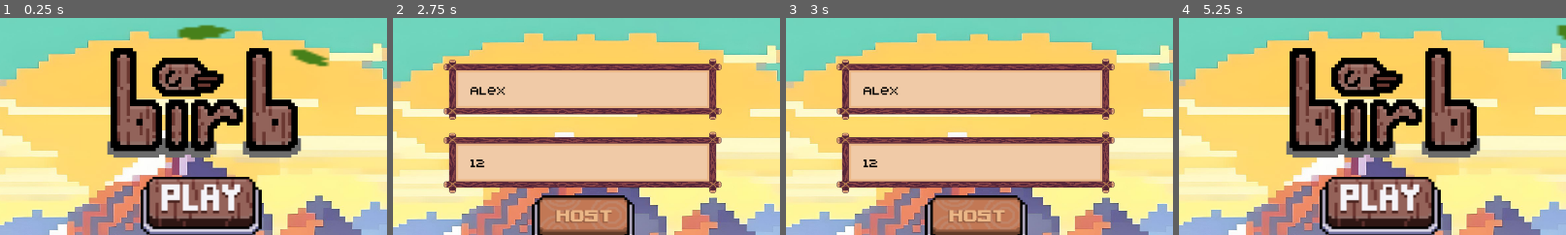
Above: before the commit, frames 1-4 (left to right).
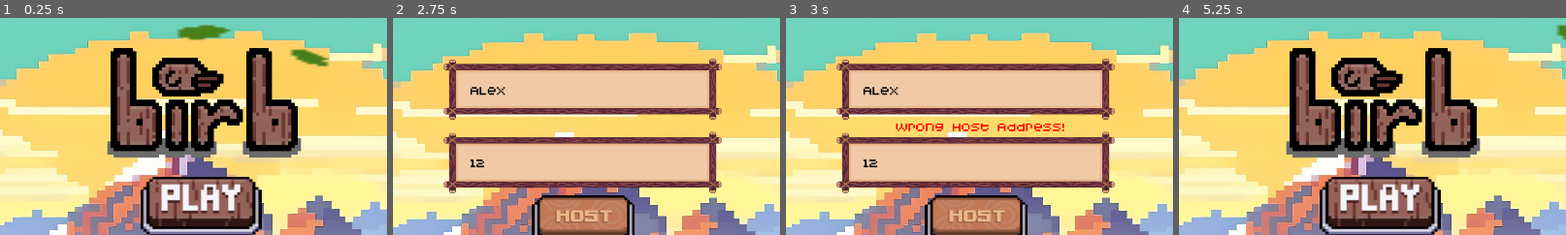
Above: after the commit, the same moments.

Repository: MattRadars/Birb
Game: Godot game, scene res://MainMenu.tscn
The game is run twice, just before and just after one commit, with the same random seed, the same clock (stepped at 60 frames per second) and the same inputs.
Inputs (mouse positions are % of the whole screen's width and height, from its top left):
- Up to frame 1 (0.25 s): no input
- Up to frame 2 (2.75 s): click (50, 47) at 0.5 s; click (48, 37) at 1.27 s; type "12" at 1.35 s; click (48, 20) at 1.5 s; type "Alex" at 1.58 s; click (48, 51) at 2 s
- Up to frame 3 (3 s): click (48, 64) at 2.75 s
- Up to frame 4 (5.25 s): tap Enter (play_again) at 3.5, 4.35, 5 s; hold Enter (play_again) 3.53-4.28 s; tap Space (Jump) at 3.77, 4.07, 4.25, 4.52, 4.82 s; hold Escape (back_scene) from 5.03 s (still down); hold Enter (play_again) from 5.03 s (still down)
The pictures show only the part of the screen within x 24-74%, y 4-54%; the shares and areas given below are measured in that part.

Frames 1-2 are identical in both runs. In frame 3, 0.8% of the frame differs, in the area x 28-72%, y 48-53%; in frame 4, nothing differs.
Error before the commit: Out of bounds get index '3' (on base: 'PackedStringArray') (res://Lobby.gd:3)
Error after the commit: Out of bounds get index '4' (on base: 'PackedStringArray') (res://Lobby.gd:3)

Commit message:
Revert "added disconnection and modified powerups"
This reverts commit 421d151d4c970b7b8c147f41de6afbfa9f0f3e84.

Diff:
--- a/Characters/pipe.gd
+++ b/Characters/pipe.gd
@@ -11,21 +11,17 @@
 
 func _ready():
 	var prob = randi_range(1,100)
-	if prob <= 99:
+	if prob <= 50:
 		$powerup.visible = true
 		$powerup/CollisionShape2D.disabled = false
-		$powerup/CollisionShape2D.position.y += randi_range(-50, 50)
-		$powerup/Sprite2D.position.y = $powerup/CollisionShape2D.position.y
 		var powerup_prob = randi_range(1,4)
 		match powerup_prob:
 			1:
 				$powerup.powerup = "Phase"
 				$powerup/Sprite2D.texture = load("res://powerups/invisibility-powerup4.png")
-				$powerup/Sprite2D.scale *= Vector2(0.5, 0.5)
 			2:
 				$powerup.powerup = "Shrink"
 				$powerup/Sprite2D.texture = load("res://powerups/size-powerup3.png")
-				$powerup/Sprite2D.scale *= Vector2(0.5, 0.5)
 			3:
 				$powerup.powerup = "Blind"
 				$powerup/Sprite2D.texture = load("res://powerups/blind-power-up.png")
--- a/Characters/pipe_scene.tscn
+++ b/Characters/pipe_scene.tscn
@@ -61,14 +61,13 @@
 shape = SubResource("RectangleShape2D_leahm")
 
 [node name="powerup" type="Area2D" parent="."]
-position = Vector2(-3.027, 0)
 script = ExtResource("3_ve72w")
 
 [node name="Sprite2D" type="Sprite2D" parent="powerup"]
-position = Vector2(-6.054, 0)
+position = Vector2(-6.05437, 17.7312)
 
 [node name="CollisionShape2D" type="CollisionShape2D" parent="powerup"]
-position = Vector2(0.757, 0)
+position = Vector2(-3.02718, 27.0633)
 scale = Vector2(3.72026, 3.57797)
 shape = SubResource("CircleShape2D_vau1j")
 disabled = true
--- a/Ending.gd
+++ b/Ending.gd
@@ -21,32 +21,12 @@
 
 func _input(event):
 	if event.is_action_pressed("exit"):
-		disconnection.rpc()
-		var multiplayer_peers = get_tree().get_multiplayer()
-		for i in multiplayer_peers.get_peers():
-			if multiplayer.get_unique_id() != i:
-				multiplayer.disconnect_peer(i)
-		print(multiplayer_peers.get_peers())
+		get_tree().change_scene_to_file("res://MainMenu.tscn")
 	if event.is_action_pressed("play_again"):
 		get_tree().change_scene_to_file("res://CharacterSelection.tscn")
+
 
 @rpc("any_peer", "call_local")
 func update_status(id):
 	GameManager.Players[id].dead = false
 	GameManager.Players[id].ready = false
-
-@rpc("any_peer", "call_local")
-func disconnection():
-	get_tree().change_scene_to_file("res://Lobby.tscn")
-	get_tree().root.get_node("/root/CharacterSelect").queue_free()
-	var multiplayer_peers = get_tree().get_multiplayer()
-	for i in multiplayer_peers.get_peers():
-		if multiplayer.get_unique_id() != i:
-			multiplayer.disconnect_peer(i)
-	GameManager.Players.clear()
-	if multiplayer.get_unique_id() == 1:
-		multiplayer.multiplayer_peer.close()
-
-@rpc("any_peer", "call_local")
-func self_disconnect(id):
-	GameManager.Players.erase(id)
--- a/GameManager.gd
+++ b/GameManager.gd
@@ -15,7 +15,6 @@
 var winner = ""
 var ip = ""
 var no_host = true
-var disconnected = false
 var score = 0
 
 func _ready():
--- a/Lobby.gd
+++ b/Lobby.gd
@@ -1,11 +1,10 @@
 extends Node2D
 
-@export var Address = IP.get_local_addresses()[3]
+@export var Address = IP.get_local_addresses()[4]
 @export var port = 35
 var peer
 var character_select
 var game_start
-var host
 
 func _ready():
 	$EnterUsername.max_length = 8
@@ -17,18 +16,12 @@
 	multiplayer.peer_disconnected.connect(peer_disconnected)
 	multiplayer.connected_to_server.connect(connected_to_server)
 	multiplayer.connection_failed.connect(connection_failed)
-
 	scale = GameManager.scale_factor
 	pass
 
 func _input(event):
 	if event.is_action_pressed("back_scene"):
 		get_tree().change_scene_to_file("res://MainMenu.tscn")
-
-
-#func _on_enter_username_text_submitted(_new_text):
-	#GameManager.playername = $EnterUsername.text
-	#get_tree().change_scene_to_file("res://CharacterSelection.tscn")
 
 func _process(_delta):
 	if !GameManager.Players.has(multiplayer.get_unique_id()):
@@ -38,36 +31,43 @@
 		$StartBTN_temp.disabled = false
 		$StartBTN_temp.visible = true
 
-	pass
+#	if GameManager.no_host == true:
+#		$IP.visible = false
+#		$Border2.visible = false
+#		$JoinBTN.visible = false
+#		$Border.position = Vector2(959,417)
+#		$EnterUsername.position = Vector2(660,360)
+#		GameManager.no_host = false
+#	pass
 
 func _on_host_btn_pressed():
-	host = ENetMultiplayerPeer.new()
-	var error = host.create_server(port, 4)
+	peer = ENetMultiplayerPeer.new()
+	var error = peer.create_server(port, 4)
 	if error != OK:
+		$Warning.text = "Server Already Exists!"
 		print("Hosting failed! Error: " + str(error))
 		return
-	host.get_host().compress(ENetConnection.COMPRESS_RANGE_CODER)
+	peer.get_host().compress(ENetConnection.COMPRESS_RANGE_CODER)
 	var seed = randi_range(1, 69420)
 	GameManager.randomized = seed
-
-	multiplayer.set_multiplayer_peer(host)
+	multiplayer.set_multiplayer_peer(peer)
 	CharacterSelect()
 	SendPlayerInformation($EnterUsername.text, multiplayer.get_unique_id())
 	$Button_sound.play()
 	await get_tree().create_timer(0.17).timeout
 
 func _on_join_btn_pressed():
-	peer = ENetMultiplayerPeer.new()
-	peer.create_client(Address, port)
-	peer.get_host().compress(ENetConnection.COMPRESS_RANGE_CODER)
-	multiplayer.set_multiplayer_peer(peer)
-	$HostBTN.visible = false
-	$HostBTN.disabled = true
-	$JoinBTN.visible = false
-	$JoinBTN.disabled = true
-	$Button_sound.play()
-	await get_tree().create_timer(0.17).timeout
-	CharacterSelect()
+	if $IP.text == Address:
+		peer = ENetMultiplayerPeer.new()
+		peer.create_client($IP.text, port)
+		peer.get_host().compress(ENetConnection.COMPRESS_RANGE_CODER)
+		multiplayer.set_multiplayer_peer(peer)
+		$HostBTN.visible = false
+		$HostBTN.disabled = true
+		$Button_sound.play()
+		await get_tree().create_timer(0.17).timeout
+	else:
+		$Warning.text = "Wrong Host Address!"
 
 @rpc('any_peer')
 func SendPlayerInformation(player_name, id):
@@ -102,14 +102,20 @@
 func CharacterSelect():
 	character_select = load('res://CharacterSelection.tscn').instantiate()
 	get_tree().root.add_child(character_select)
+	self.hide()
 
 
 func peer_connected(id):
-	print("Player Connected" + str(id))
+	print("Player Connected " + str(id))
 
 
 func peer_disconnected(id):
-	print("Player Disconnected" + str(id))
+	print("Player Disconnected " + str(id))
+	GameManager.Players.erase(id)
+	var players = get_tree().get_nodes_in_group("Player")
+	for i in players:
+		if i.name == str(id):
+			i.queue_free()
 
 func connected_to_server():
 	print("Connected to server!")
--- a/birb_game.gd
+++ b/birb_game.gd
@@ -11,7 +11,7 @@
 const SCROLL_SPEED : int = 5
 var screen_size : Vector2i
 var num_pipes : Array
-const PIPE_DELAY : int = 4
+const PIPE_DELAY : int = 1.5
 const PIPE_RANGE : int = 200
 const PIPE_LIMIT : int = 10
 var player_id
@@ -102,7 +102,7 @@
 	else:
 		pipes.collision_mask = player_count + 2
 	pipes.position.x = get_window().size.x * PIPE_DELAY
-	pipes.position.y = get_window().size.y - (randi_range(-300, 300) * GameManager.scale_factor.y)
+	pipes.position.y = 500 - randi_range(-200, 200)
 	add_child(pipes)
 	num_pipes.append(pipes)
 
